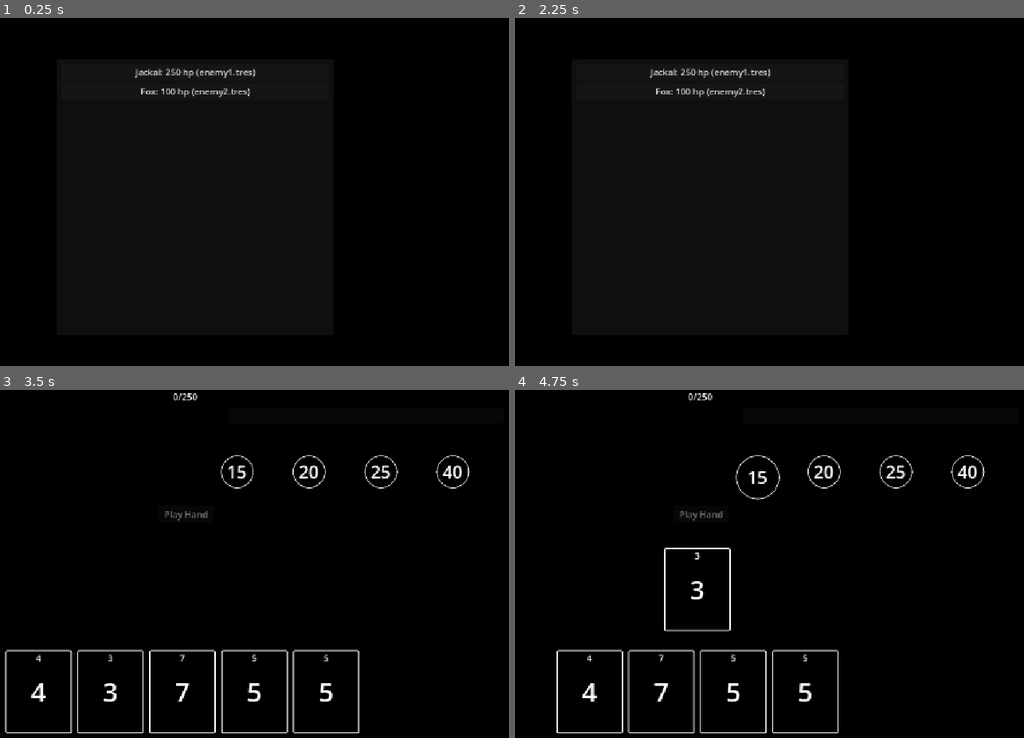
Above: before the commit, frames 1-4 (two rows, left to right).
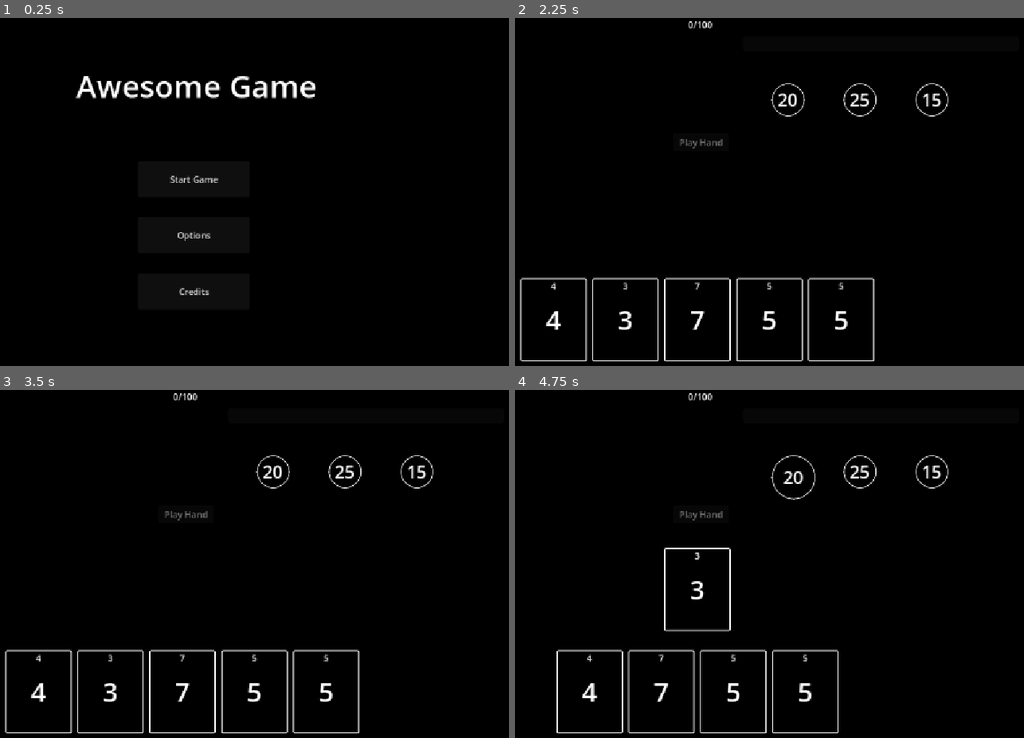
Above: after the commit, the same moments.

Repository: rileylyman/my-magic-gun-that-hates-me
Game: Godot game, scene res://scenes/main_menu.tscn
Two runs of this game, one before a commit and one after it. Both use one fixed random seed, a clock stepped at 60 frames per second and the inputs below. Before the commit the project starts from res://src/select_enemy.tscn.
Inputs (mouse positions are in pixels of both pictures, inside the frame that each line leads up to):
- Up to frame 1 (0.25 s): no input
- Up to frame 2 (2.25 s): click (708, 233) at 0.5 s, where only the run after the commit has a clickable "Options"; click (708, 292) at 1.25 s, where only the run after the commit has a clickable "Credits"; click (708, 178) at 2 s, where only the run after the commit has a clickable "Start Game"
- Up to frame 3 (3.5 s): click (193, 442) at 2.75 s, where only the run before the commit has a clickable "Jackal: 250 hp (enemy1.tres)"
- Up to frame 4 (4.75 s): tap Enter at 3.5 s; move the mouse to (626, 692) at 3.52 s; hold Right (move_right) 3.53-4.25 s; click (626, 692) at 3.67 s; click "Play Hand" at 4.25 s

The runs differ from the first frame. In frame 1, 2.1% of the frame differs, in the area x 14-62%, y 14-80%; in frame 2, 3.2%, in the area x 0-86%, y 0-99%; in frame 3, 1.2%; in frame 4, 1.3%.

Commit message:
Implement game flow. Now you can play and win the game hooray
# Conflicts:
#	src/game_manager.gd

Diff:
--- a/project.godot
+++ b/project.godot
@@ -11,7 +11,7 @@
 [application]
 
 config/name="My Magic Gun That Hates Me"
-run/main_scene="uid://j8sr644001y2"
+run/main_scene="uid://bcg3y8w20bks5"
 config/features=PackedStringArray("4.7", "GL Compatibility")
 config/icon="res://icon.svg"
 
--- /dev/null
+++ b/scenes/game_manager.tscn
@@ -0,0 +1,18 @@
+[gd_scene format=3 uid="uid://dwixt78nji1fi"]
+
+[sub_resource type="GDScript" id="GDScript_du7xs"]
+script/source = "extends Node2D
+
+
+# Called when the node enters the scene tree for the first time.
+func _ready() -> void:
+	pass # Replace with function body.
+
+
+# Called every frame. 'delta' is the elapsed time since the previous frame.
+func _process(delta: float) -> void:
+	pass
+"
+
+[node name="GameManager" type="Node2D" unique_id=1096774456]
+script = SubResource("GDScript_du7xs")
--- /dev/null
+++ b/scenes/game_over.tscn
@@ -0,0 +1,3 @@
+[gd_scene format=3 uid="uid://e517ujgylxx5"]
+
+[node name="GameOver" type="Node2D" unique_id=548742447]
--- /dev/null
+++ b/scenes/main_menu.gd
@@ -0,0 +1,12 @@
+extends Node2D
+
+@onready var start_game_button: Button = %StartGame
+
+
+func _ready() -> void:
+	start_game_button.pressed.connect(on_start_game_pressed)
+
+
+func on_start_game_pressed() -> void:
+	GlobalManager.reset_run()
+	GlobalManager.enter_current_battle()
--- /dev/null
+++ b/scenes/main_menu.tscn
@@ -0,0 +1,39 @@
+[gd_scene format=3 uid="uid://bcg3y8w20bks5"]
+
+[ext_resource type="Script" uid="uid://i4hdh85ll2lc" path="res://scenes/main_menu.gd" id="1_l6cm7"]
+
+[sub_resource type="LabelSettings" id="LabelSettings_bhunq"]
+font_size = 56
+
+[node name="MainMenu" type="Node2D" unique_id=1709243526]
+script = ExtResource("1_l6cm7")
+
+[node name="GameTitle" type="Label" parent="." unique_id=379783219]
+offset_left = 361.0
+offset_top = 84.0
+offset_right = 796.0
+offset_bottom = 161.0
+text = "Awesome Game"
+label_settings = SubResource("LabelSettings_bhunq")
+
+[node name="StartGame" type="Button" parent="." unique_id=751509466]
+unique_name_in_owner = true
+offset_left = 473.0
+offset_top = 259.0
+offset_right = 674.29034
+offset_bottom = 324.0
+text = "Start Game"
+
+[node name="Options" type="Button" parent="." unique_id=1852489794]
+offset_left = 473.0
+offset_top = 360.0
+offset_right = 674.29034
+offset_bottom = 425.0
+text = "Options"
+
+[node name="Credits" type="Button" parent="." unique_id=2096711884]
+offset_left = 473.0
+offset_top = 462.0
+offset_right = 674.29034
+offset_bottom = 527.0
+text = "Credits"
--- /dev/null
+++ b/scenes/tutorial_scene.tscn
@@ -0,0 +1,21 @@
+[gd_scene format=3 uid="uid://sd8dem1ck56t"]
+
+[sub_resource type="LabelSettings" id="LabelSettings_ptyin"]
+font_size = 56
+
+[node name="TutorialScene" type="Node2D" unique_id=2118272134]
+
+[node name="GameTitle" type="Label" parent="." unique_id=2022888417]
+offset_left = 175.0
+offset_top = 84.0
+offset_right = 973.0
+offset_bottom = 161.0
+text = "Nothing here yet, move along"
+label_settings = SubResource("LabelSettings_ptyin")
+
+[node name="StartGame" type="Button" parent="." unique_id=647078415]
+offset_left = 473.0
+offset_top = 337.0
+offset_right = 674.29034
+offset_bottom = 402.0
+text = "move along"
--- /dev/null
+++ b/scenes/win_or_lose_scene.tscn
@@ -0,0 +1,37 @@
+[gd_scene format=3 uid="uid://cuqahqq52hgo0"]
+
+[sub_resource type="LabelSettings" id="LabelSettings_lh3pb"]
+font_size = 56
+
+[node name="WinnerScene" type="Node2D" unique_id=947484651]
+
+[node name="Credits2" type="Label" parent="." unique_id=133619641]
+offset_left = 214.0
+offset_top = 61.0
+offset_right = 1012.0
+offset_bottom = 138.0
+text = "Congratulations! You won!"
+label_settings = SubResource("LabelSettings_lh3pb")
+
+[node name="Credits3" type="Label" parent="." unique_id=1829337685]
+offset_left = 4.0
+offset_top = 174.0
+offset_right = 1180.0
+offset_bottom = 331.0
+text = "Placeholder for displaying deck and
+artifacts. Maybe also some interesting stats"
+label_settings = SubResource("LabelSettings_lh3pb")
+
+[node name="Credits4" type="Button" parent="." unique_id=1554497728]
+offset_left = 473.0
+offset_top = 368.0
+offset_right = 674.29034
+offset_bottom = 433.0
+text = "Back to Main Menu"
+
+[node name="Credits" type="Button" parent="." unique_id=1976900827]
+offset_left = 473.0
+offset_top = 462.0
+offset_right = 674.29034
+offset_bottom = 527.0
+text = "Credits"
--- a/src/choose_artifact.gd
+++ b/src/choose_artifact.gd
@@ -2,14 +2,19 @@
 
 var all_artifacts: Array[Artifact] = []
 var selected_artifact: ArtifactSelector
+
 @export var done_button: Button
+
 
 func _ready() -> void:
 	var search_dir = "res://resources/artifacts/"
+
 	for file in DirAccess.get_files_at(search_dir):
 		if file.ends_with("uid"):
 			continue
+
 		var res = load(search_dir + file)
+
 		if res != null and res.has_method("instantiate") and res.instantiate() is Artifact:
 			all_artifacts.append(res.instantiate())
 
@@ -22,9 +27,14 @@
 			selected_artifact = selected
 		)
 
+
 func _process(_delta: float) -> void:
 	done_button.disabled = selected_artifact == null
 
+
 func on_done() -> void:
+	if selected_artifact == null:
+		return
+
 	GlobalManager.artifacts.append(selected_artifact.artifact)
-	get_tree().change_scene_to_file("res://src/select_enemy.tscn")
+	GlobalManager.enter_current_battle()
--- a/src/game_manager.gd
+++ b/src/game_manager.gd
@@ -32,8 +32,14 @@
 var padding: Vector2 = Vector2(10, 10)
 
 var _accum := 0.0
+var battle_ended := false
+
 
 func _ready() -> void:
+	if GlobalManager.enemy == null:
+		push_error("No current enemy is loaded.")
+		return
+
 	for c in GlobalManager.deck:
 		deck_container.add_child(c)
 		c.do_setup()
@@ -53,6 +59,11 @@
 		icons.append(icon)
 
 	drawpile.shuffle()
+
+	if drawpile.is_empty():
+		push_error("The deck is empty.")
+		return
+
 	card_size = drawpile[0].size
 	score_bar.max_score = GlobalManager.enemy.health
 	score_bar.curr_score = 0
@@ -62,21 +73,32 @@
 
 
 func _process(delta: float) -> void:
+	if battle_ended:
+		return
+
 	arrange_items()
+
 	if active_counter != null:
 		countdown_cards(delta)
+
 	score_bar.max_score = GlobalManager.enemy.health
 	start_round_button.disabled = active_counter != null or chosen.size() < 1
 
 	if score_bar.curr_score >= score_bar.max_score:
 		end_round()
 
+
 func end_round() -> void:
+	if battle_ended:
+		return
+
+	battle_ended = true
+
 	for c in deck_container.get_children():
 		deck_container.remove_child(c)
 		c.curr = c.max_value
 		c.show_damage = false
-	get_tree().change_scene_to_file("res://src/choose-artifact.tscn")
+	GlobalManager.finish_current_battle()
 
 func countdown_cards(delta: float) -> void:
 	_accum += delta * 2.0
@@ -113,6 +135,7 @@
 				c.show_damage = true
 
 		active_counter.value -= 1
+
 		if active_counter.value == 0:
 			active_counter.active = false
 			active_counter = null
@@ -124,29 +147,36 @@
 		c.position = - card_size
 	for c in discard:
 		c.position = - card_size
+
 	arrange_row(hand_pos, hand)
 	arrange_row(chosen_pos, chosen)
 	arrange_row(counter_pos, counters)
 
+
 func arrange_row(center: Vector2, cards: Array) -> void:
 	var width = (card_size.x + padding.x) * cards.size()
 	var start = center - Vector2(width / 2, 0)
+
 	for i in range(cards.size()):
 		cards[i].position = start + Vector2(i * (card_size.x + padding.x), 0)
+
 
 func discard_chosen() -> void:
 	for c in chosen:
 		c.curr = c.max_value
 		c.show_damage = false
 		discard.append(c)
+
 	chosen.clear()
 	deal_hand()
+
 
 func deal_hand() -> void:
 	for i in range(GlobalManager.handsize - hand.size()):
 		if drawpile.size() > 0:
 			var card = drawpile.pop_front()
 			hand.append(card)
+
 
 func on_card_clicked(card: Card) -> void:
 	if card in hand and chosen.size() < GlobalManager.spellslots and active_counter == null:
@@ -156,9 +186,11 @@
 		chosen.erase(card)
 		hand.append(card)
 
+
 func on_start_round_pressed() -> void:
 	if active_counter != null:
 		return
+
 	for c in counters:
 		if c.value > 0:
 			active_counter = c
--- a/src/global_manager.gd
+++ b/src/global_manager.gd
@@ -2,19 +2,113 @@
 
 const card_scene: PackedScene = preload("res://src/card.tscn")
 
-var deck: Array[Card]
-var artifacts: Array[Artifact]
-var enemy: EnemyResource = preload("res://resources/enemies/enemy1.tres")
+@export_category("Enemy Progression")
+
+@export var enemy_order: Array[EnemyResource] = []
+
+@export_range(0.01, 10.0, 0.01, "or_greater")
+var enemy_health_multiplier: float = 1.2
+
+@export var battle_scene: PackedScene
+@export var choose_artifact_scene: PackedScene
+@export var win_scene: PackedScene
+
+var deck: Array[Card] = []
+var artifacts: Array[Artifact] = []
+
+var defeated_enemy_count: int = 0
+var enemy: EnemyResource = null
 
 var spellslots: int:
 	get:
-		return 3 + GlobalManager.artifacts.filter(func(a): return a is ExtraSlot).size()
+		return 3 + artifacts.filter(func(a): return a is ExtraSlot).size()
 
 var handsize := 5
 
+
 func _ready() -> void:
+	create_starting_deck()
+
+
+func create_starting_deck() -> void:
 	for i in range(3, 8 + 1):
 		for _j in range(2):
 			var c = card_scene.instantiate()
 			c.max_value = i
 			deck.append(c)
+
+
+func load_current_enemy() -> bool:
+	if defeated_enemy_count >= enemy_order.size():
+		enemy = null
+		return false
+
+	var enemy_template := enemy_order[defeated_enemy_count]
+
+	if enemy_template == null:
+		push_error(
+			"Enemy order index %d does not have an EnemyResource."
+			% defeated_enemy_count
+		)
+		enemy = null
+		return false
+
+	enemy = enemy_template.duplicate(true) as EnemyResource
+
+	var health_multiplier := pow(
+		enemy_health_multiplier,
+		defeated_enemy_count
+	)
+
+	enemy.health = maxi(
+		1,
+		roundi(enemy.health * health_multiplier)
+	)
+
+	return true
+
+
+func enter_current_battle() -> void:
+	if not load_current_enemy():
+		enter_win_scene()
+		return
+
+	if battle_scene == null:
+		push_error("Battle scene is not assigned.")
+		return
+
+	get_tree().change_scene_to_packed(battle_scene)
+
+
+func finish_current_battle() -> void:
+	defeated_enemy_count += 1
+	enemy = null
+
+	if defeated_enemy_count >= enemy_order.size():
+		enter_win_scene()
+		return
+
+	if choose_artifact_scene == null:
+		push_error("Choose artifact scene is not assigned.")
+		return
+
+	get_tree().change_scene_to_packed(choose_artifact_scene)
+
+
+func enter_win_scene() -> void:
+	enemy = null
+
+	if win_scene == null:
+		push_error("Win scene is not assigned.")
+		return
+
+	get_tree().change_scene_to_packed(win_scene)
+
+
+func has_current_enemy() -> bool:
+	return enemy != null
+
+
+func reset_run() -> void:
+	defeated_enemy_count = 0
+	enemy = null
--- a/src/global_manager.tscn
+++ b/src/global_manager.tscn
@@ -1,6 +1,16 @@
 [gd_scene format=3 uid="uid://qmxgs3yld73w"]
 
 [ext_resource type="Script" uid="uid://c1fxal7iq1o66" path="res://src/global_manager.gd" id="1_nyfjn"]
+[ext_resource type="Script" uid="uid://bifeeamvk3kte" path="res://src/enemy_resource.gd" id="2_kq6pe"]
+[ext_resource type="Resource" uid="uid://djeit7nerenk8" path="res://resources/enemies/enemy1.tres" id="3_ioumm"]
+[ext_resource type="Resource" uid="uid://c24qv1ij2cf6h" path="res://resources/enemies/enemy2.tres" id="4_4worf"]
+[ext_resource type="PackedScene" uid="uid://kwkfpnrbtwjk" path="res://src/card-prototype.tscn" id="5_oguan"]
+[ext_resource type="PackedScene" uid="uid://cuqahqq52hgo0" path="res://scenes/win_or_lose_scene.tscn" id="6_4njm7"]
+[ext_resource type="PackedScene" uid="uid://eds3x0ekkbfw" path="res://src/choose-artifact.tscn" id="6_ioumm"]
 
 [node name="GlobalManager" type="Node2D" unique_id=815359404]
 script = ExtResource("1_nyfjn")
+enemy_order = Array[ExtResource("2_kq6pe")]([ExtResource("4_4worf"), ExtResource("3_ioumm")])
+battle_scene = ExtResource("5_oguan")
+choose_artifact_scene = ExtResource("6_ioumm")
+win_scene = ExtResource("6_4njm7")
Not shown, added: scenes/main_menu.gd.uid
